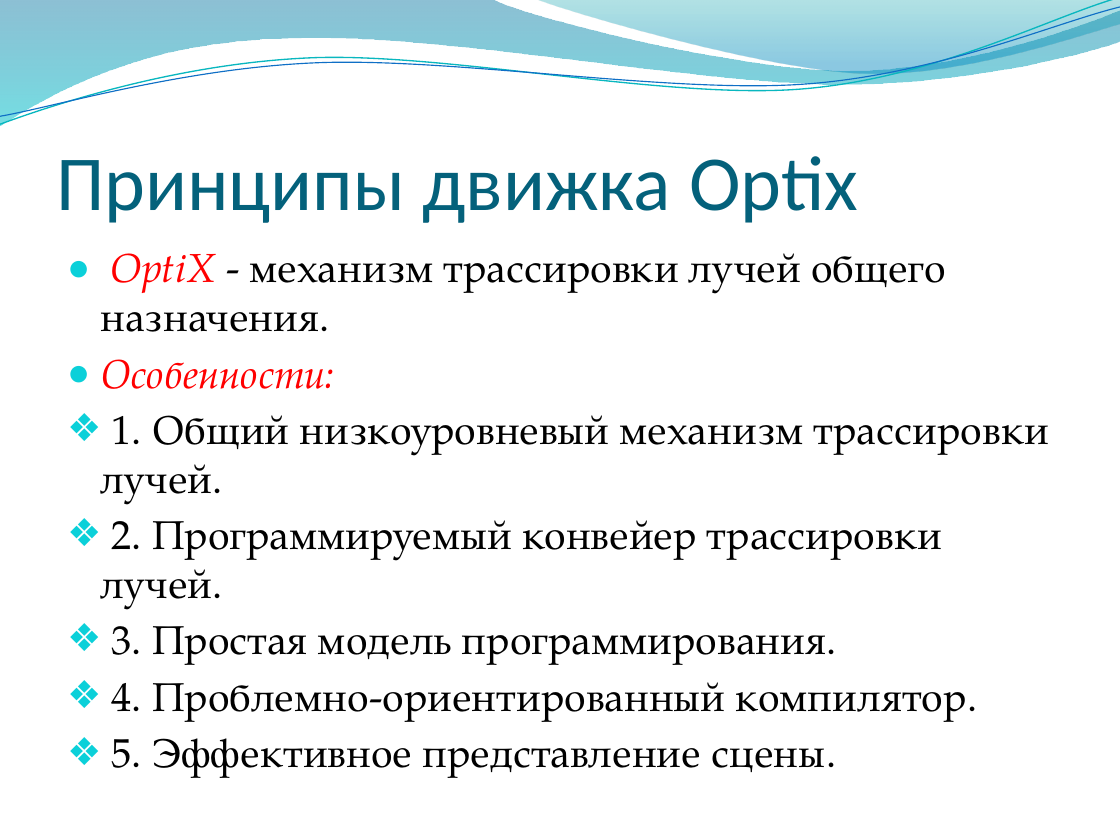
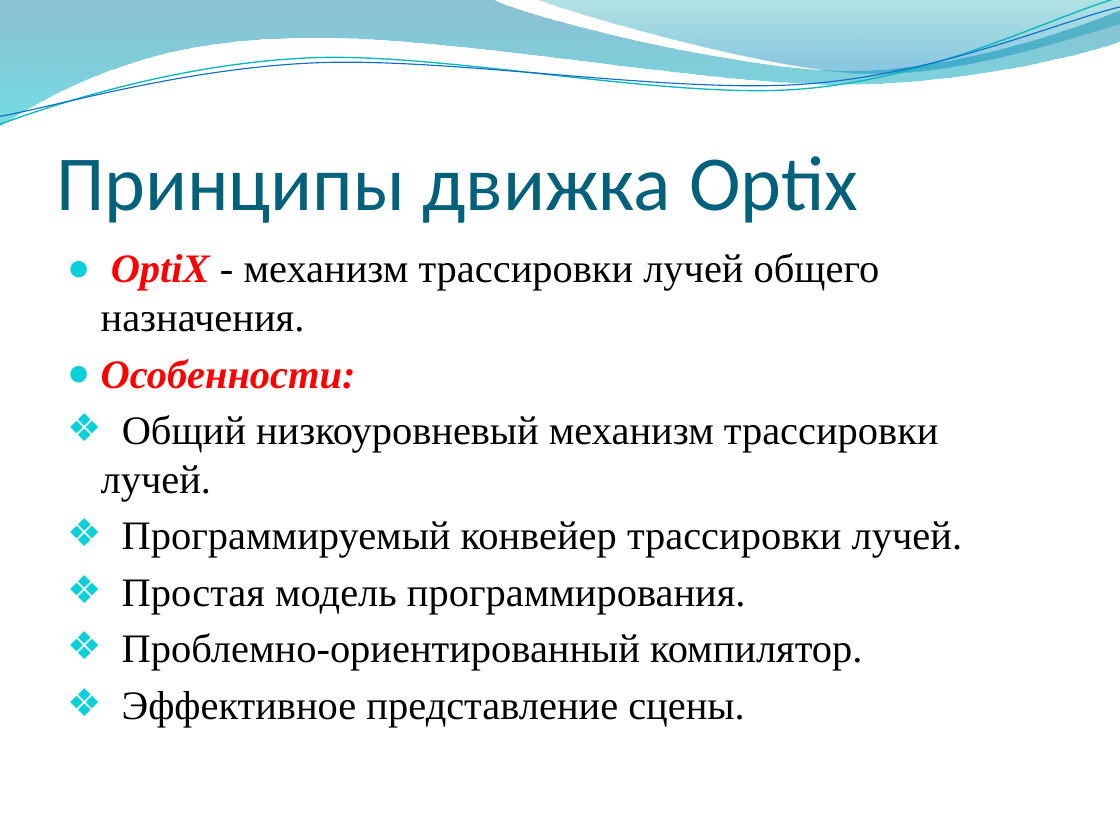
Before and after one commit to djbelyak/Optix-Research, a slide deck: slide 6 of Report/presentation.pptx (slide 8 before the commit). Drawn at 1120x840 pixels with LibreOffice and Linux fonts; fonts in the diff are those of the drawing; background and template pictures are left out. Boxes give left, top, right and bottom in pixels: in the first picture for what was removed or moved away, otherwise in the second. Text is boxed around its words. In the diff, an @@ line names an element or a change of style, - is before the commit and + after.

```diff
--- a/Report/presentation.pptx
+++ b/Report/presentation.pptx
@@ text at [101, 253, 880, 389]: font TeX Gyre Pagella to Times New Roman in "OptiX - механизм трассировки лучей общего назначения.", "Особенности:"; bold on in "OptiX", "Особенности:" @@
@@ text at [101, 415, 962, 727]: text changed; font TeX Gyre Pagella to Times New Roman @@
-❖ 1. Общий низкоуровневый механизм трассировки лучей.
-❖ 2. Программируемый конвейер трассировки лучей.
-❖ 3. Простая модель программирования.
-❖ 4. Проблемно-ориентированный компилятор.
-❖ 5. Эффективное представление сцены.
+❖ Общий низкоуровневый механизм трассировки лучей.
+❖ Программируемый конвейер трассировки лучей.
+❖ Простая модель программирования.
+❖ Проблемно-ориентированный компилятор.
+❖ Эффективное представление сцены.
```
Also in this commit, not shown: 8 other slides changed, 2 slides added, 2 slides removed, 1 other file.
